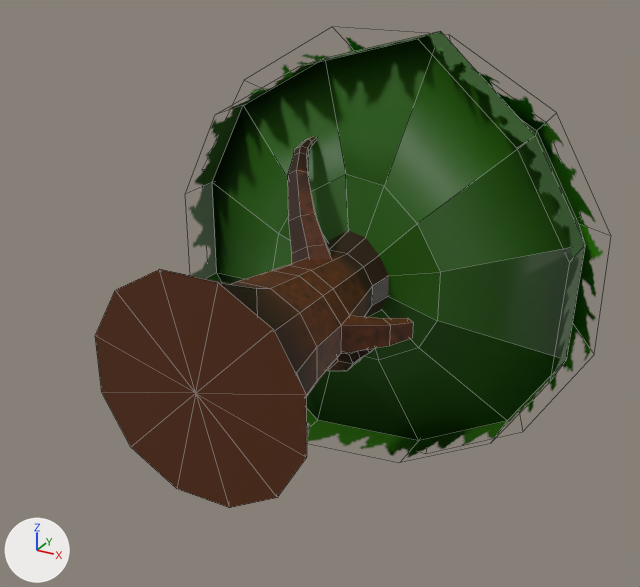
One commit to the FBX model Assets/Models/TreeMedium.fbx: the scene before it, then after it.
Before and after are seen from a camera (50 mm lens) standing at (379.0, -486.0, 352.0) and looking at (-12.0, 225.0, -3.0). The axes (+X, +Y, +Z) are drawn at lower left. The lights are the same throughout. Mesh edges are drawn as thin lines. Where no turn or scale is listed for an object, it has been applied to the vertices.

The first picture shows 'sphere_selection'.
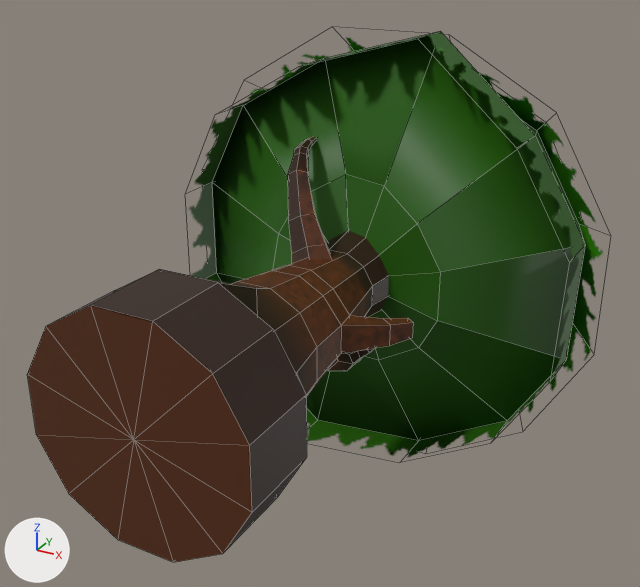
The change, as a list of edits to the scene's bpy script:
```text
Change me_sphere_selection:
    used by ob_sphere_selection; location = (0.0, 0.0, 0.0)
    remove me_sphere_selection.from_pydata(...)  # 328 vertices, 356 faces; spans x -238.0..238.0, y 0.0..544.0, z -238.0..242.0
    add me_sphere_selection.from_pydata(...)  # 340 vertices, 368 faces; spans x -238.0..238.0, y -75.0..544.0, z -238.0..242.0
    me_sphere_selection part 1
    1 vertex is removed from x 0.0, y 0.0, z 0.0
    12 faces are deleted
    1 vertex is added at (0.0, -75.0, 0.0)
    12 new vertices lie (0.0, -75.0, 0.0) away from vertices in x -100.0..100.0, y 0.0, z -100.0..100.0
    24 new faces join them
```

Location of each change, [x1, y1, x2, y2] in pixels of the pictures (640 x 587 px):
'sphere_selection', reshaped (13% wider, 11% taller)
    before: [95, 31, 603, 508]
    after: [27, 31, 603, 562]
part 1 of me_sphere_selection, built on
    before: [95, 269, 307, 508]
    after: [27, 269, 307, 562]
